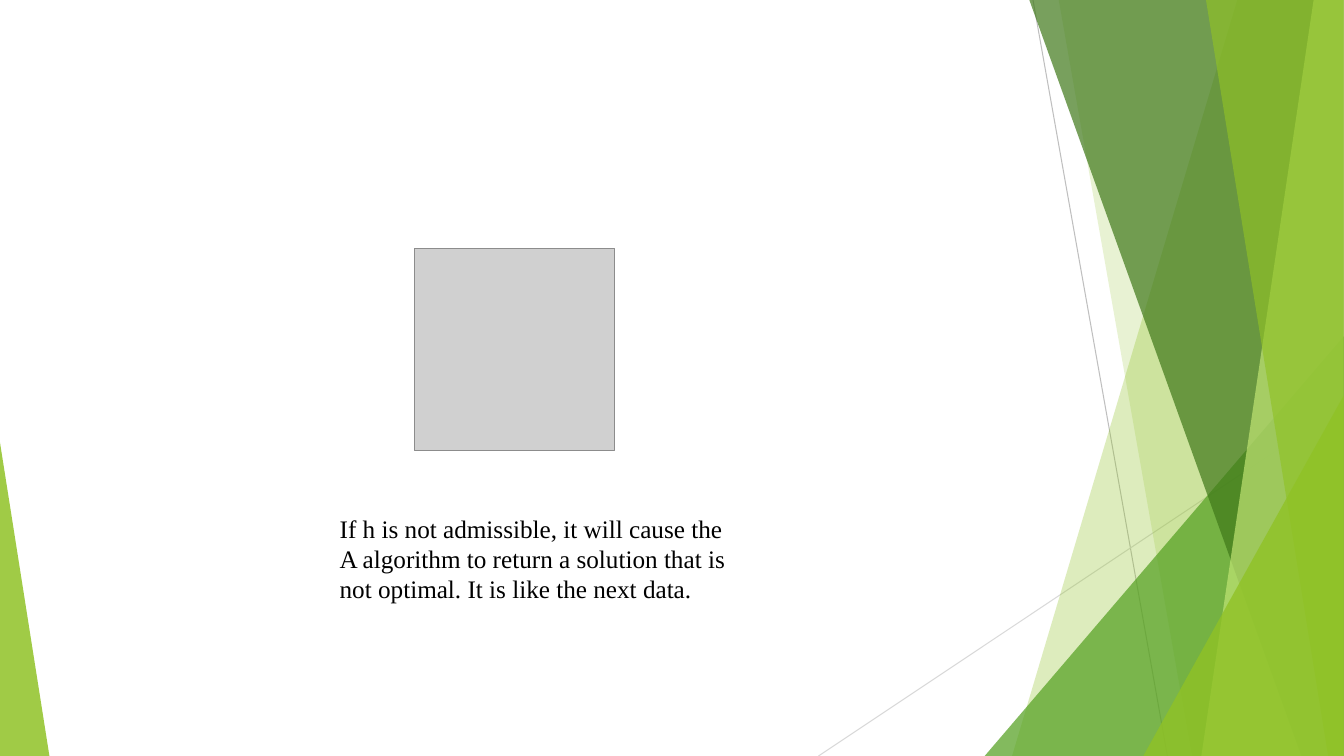
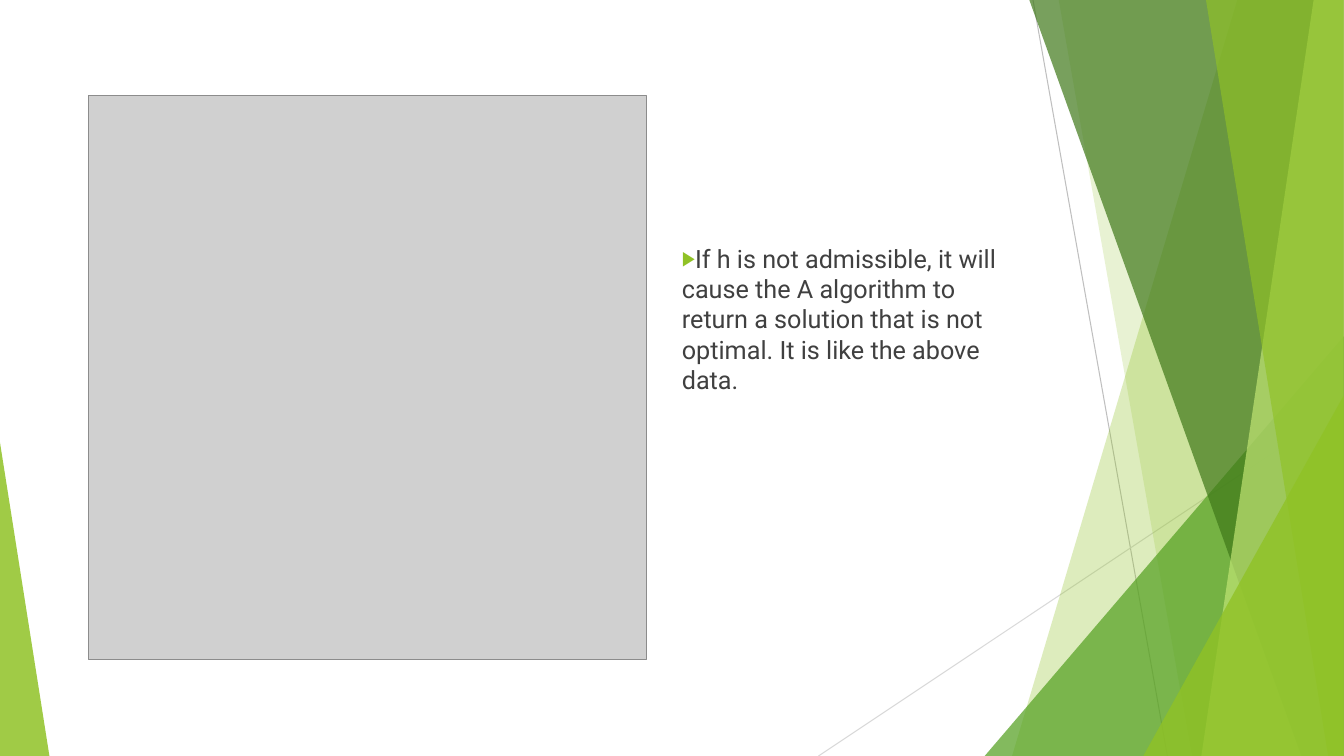
Before and after one commit to LittleNightmare/Mini-project2-for-COMP472, a slide deck: slide 7 of Analysis_sildes.pptx. Drawn at 1344x756 pixels with LibreOffice and Linux fonts; fonts in the diff are those of the drawing; grey boxes stand for pictures. Boxes give left, top, right and bottom in pixels: in the first picture for what was removed or moved away, otherwise in the second. Text is boxed around its words. In the diff, an @@ line names an element or a change of style, - is before the commit and + after.

```diff
--- a/Analysis_sildes.pptx
+++ b/Analysis_sildes.pptx
@@ picture: place and size @@
-picture at box(414, 248, 615, 451)
+picture at box(88, 96, 646, 659)
@@ text at box(682, 249, 996, 390): text changed; font Times New Roman to Roboto; text colour #000000 to #404040 @@
-If h is not admissible, it will cause the A algorithm to return a solution that is not optimal. It is like the next data.
+▶ If h is not admissible, it will cause the A algorithm to return a solution that is not optimal. It is like the above data.
```
Also in this commit, not shown: 6 other slides changed.
